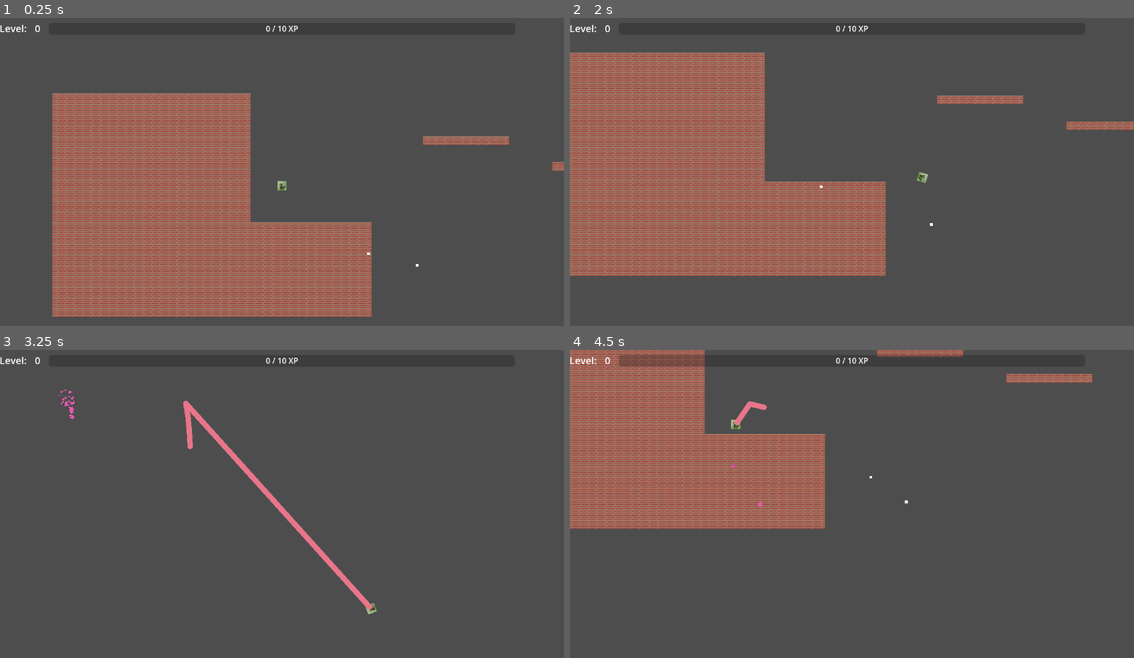
Above: before the commit, frames 1-4 (two rows, left to right).
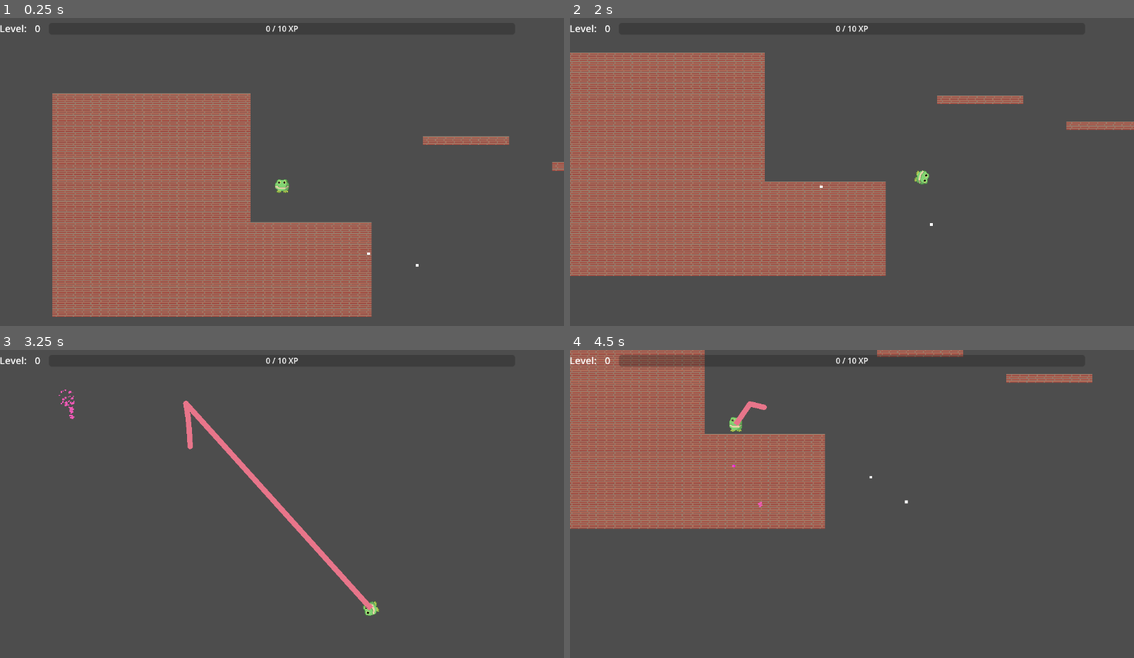
Above: after the commit, the same moments.

Repository: IDoTweaks/placeholdernamefornow
Game: Godot game, scene res://Scenes/Game.tscn
Same seed, same stepped clock (60 frames per second), same inputs: the game is played once before the commit and once after it.
Inputs (mouse positions are in pixels of both pictures, inside the frame that each line leads up to):
- Up to frame 1 (0.25 s): no input
- Up to frame 2 (2 s): tap Enter at 0.5 s; move the mouse to (976, 159) at 0.52 s; hold Right 0.53-1.25 s; tap E (4test) at 0.6 s; click (976, 159) at 0.67 s; drag from (739, 193) to (987, 224) at 1.27 s
- Up to frame 3 (3.25 s): move the mouse to (338, 439) at 2.02 s; hold Right 2.03-2.75 s; tap Shift at 2.1 s; drag from (253, 571) to (112, 460) at 2.77 s
- Up to frame 4 (4.5 s): move the mouse to (1021, 556) at 3.52 s; hold Left 3.53-4.25 s; tap Alt at 3.6 s; drag from (682, 460) to (767, 430) at 4.27 s

The runs differ from the first frame. In frame 1, less than 0.1% of the frame differs, in the area x 48-52%, y 52-57%; in frame 2, less than 0.1%; in frame 3, less than 0.1%; in frame 4, less than 0.1%.

Commit message:
frog but animated

Diff:
--- a/placeholdernamefornow/Objects/froggy.tscn
+++ b/placeholdernamefornow/Objects/froggy.tscn
@@ -1,13 +1,77 @@
 [gd_scene format=3 uid="uid://im3rwyg2h68g"]
 
 [ext_resource type="Script" uid="uid://cgmynr8i7envo" path="res://Scripts/frog.gd" id="1_1m237"]
-[ext_resource type="Texture2D" uid="uid://cakt3j7a6sism" path="res://Assets/forg.jpg" id="2_bq1xi"]
 [ext_resource type="PackedScene" uid="uid://ux8fnu4ys6vj" path="res://Objects/playerGui.tscn" id="3_erh77"]
+[ext_resource type="Texture2D" uid="uid://0ntrha332nkc" path="res://Art/Frog_Idle_Spritesheet.png" id="3_xs0qt"]
 [ext_resource type="Texture2D" uid="uid://cf21c2y18qooj" path="res://Art/tongue.png" id="3_yua7d"]
 
 [sub_resource type="PhysicsMaterial" id="PhysicsMaterial_bq1xi"]
 friction = 0.5
 bounce = 0.3
+
+[sub_resource type="AtlasTexture" id="AtlasTexture_f6s1g"]
+atlas = ExtResource("3_xs0qt")
+region = Rect2(0, 0, 27, 28)
+
+[sub_resource type="AtlasTexture" id="AtlasTexture_x62pq"]
+atlas = ExtResource("3_xs0qt")
+region = Rect2(27, 0, 27, 28)
+
+[sub_resource type="AtlasTexture" id="AtlasTexture_uog73"]
+atlas = ExtResource("3_xs0qt")
+region = Rect2(54, 0, 27, 28)
+
+[sub_resource type="AtlasTexture" id="AtlasTexture_j31me"]
+atlas = ExtResource("3_xs0qt")
+region = Rect2(81, 0, 27, 28)
+
+[sub_resource type="AtlasTexture" id="AtlasTexture_83ade"]
+atlas = ExtResource("3_xs0qt")
+region = Rect2(108, 0, 27, 28)
+
+[sub_resource type="AtlasTexture" id="AtlasTexture_kqb8w"]
+atlas = ExtResource("3_xs0qt")
+region = Rect2(135, 0, 27, 28)
+
+[sub_resource type="AtlasTexture" id="AtlasTexture_0gleg"]
+atlas = ExtResource("3_xs0qt")
+region = Rect2(162, 0, 27, 28)
+
+[sub_resource type="AtlasTexture" id="AtlasTexture_dsqlf"]
+atlas = ExtResource("3_xs0qt")
+region = Rect2(189, 0, 27, 28)
+
+[sub_resource type="SpriteFrames" id="SpriteFrames_cu8eh"]
+animations = [{
+"frames": [{
+"duration": 1.0,
+"texture": SubResource("AtlasTexture_f6s1g")
+}, {
+"duration": 1.0,
+"texture": SubResource("AtlasTexture_x62pq")
+}, {
+"duration": 1.0,
+"texture": SubResource("AtlasTexture_uog73")
+}, {
+"duration": 1.0,
+"texture": SubResource("AtlasTexture_j31me")
+}, {
+"duration": 1.0,
+"texture": SubResource("AtlasTexture_83ade")
+}, {
+"duration": 1.0,
+"texture": SubResource("AtlasTexture_kqb8w")
+}, {
+"duration": 1.0,
+"texture": SubResource("AtlasTexture_0gleg")
+}, {
+"duration": 1.0,
+"texture": SubResource("AtlasTexture_dsqlf")
+}],
+"loop": true,
+"name": &"idle",
+"speed": 5.0
+}]
 
 [sub_resource type="CircleShape2D" id="CircleShape2D_bq1xi"]
 
@@ -16,17 +80,19 @@
 script = ExtResource("1_1m237")
 playerGui = NodePath("playerGui")
 
-[node name="CollisionShape2D" type="CollisionShape2D" parent="." unique_id=336494959]
-shape = SubResource("CircleShape2D_bq1xi")
-
 [node name="Tongue" type="Line2D" parent="." unique_id=990262030]
 texture = ExtResource("3_yua7d")
 joint_mode = 2
 end_cap_mode = 2
 
-[node name="Sprite2D" type="Sprite2D" parent="." unique_id=1695735601]
-scale = Vector2(0.035, 0.055)
-texture = ExtResource("2_bq1xi")
+[node name="AnimatedSprite2D" type="AnimatedSprite2D" parent="." unique_id=516733971]
+texture_filter = 1
+sprite_frames = SubResource("SpriteFrames_cu8eh")
+animation = &"idle"
+autoplay = "idle"
+
+[node name="CollisionShape2D" type="CollisionShape2D" parent="." unique_id=336494959]
+shape = SubResource("CircleShape2D_bq1xi")
 
 [node name="Camera2D" type="Camera2D" parent="." unique_id=137550157]
 scale = Vector2(0.035, 0.055)
--- a/placeholdernamefornow/Scripts/frog.gd
+++ b/placeholdernamefornow/Scripts/frog.gd
@@ -44,7 +44,7 @@
 var launchStrengthMult :=1
 
 @onready var aim_line: Line2D = $Tongue
-@onready var sprite: Sprite2D = $Sprite2D
+@onready var sprite: AnimatedSprite2D = $AnimatedSprite2D
 @onready var cam: Camera2D = $Camera2D
 @onready var collision_shape: CollisionShape2D = $CollisionShape2D
 
Binary file removed: placeholdernamefornow/Assets/forg.jpg
Not shown, removed: placeholdernamefornow/Assets/forg.jpg.import
